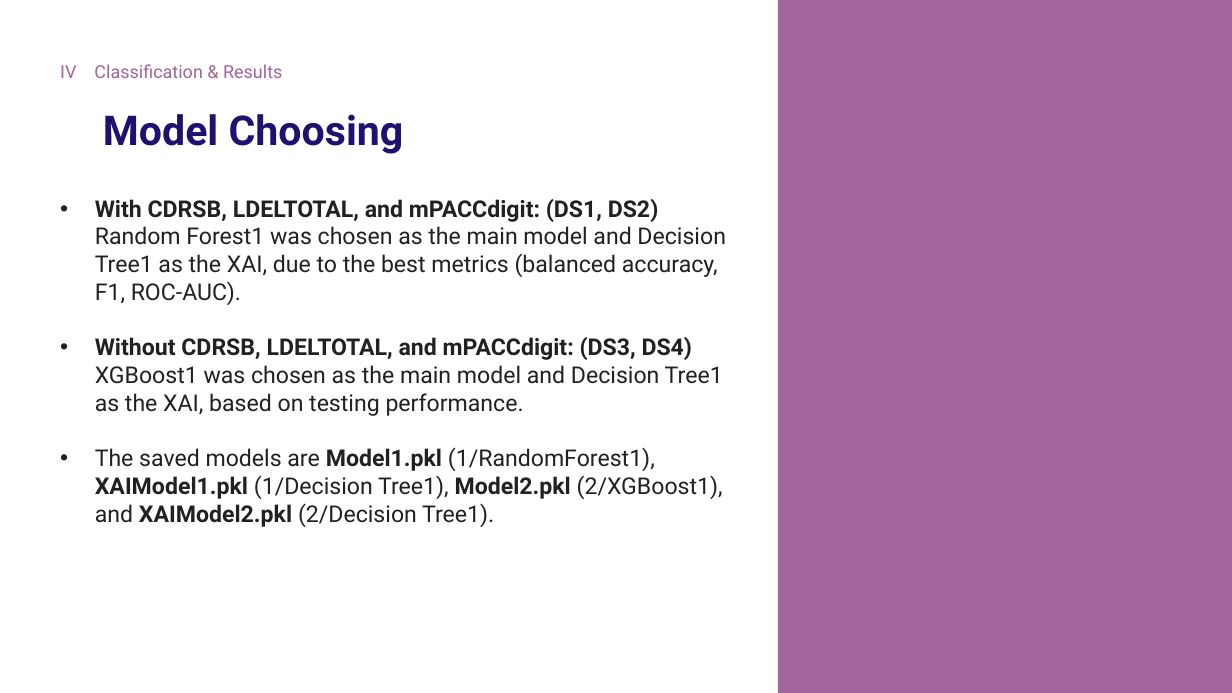
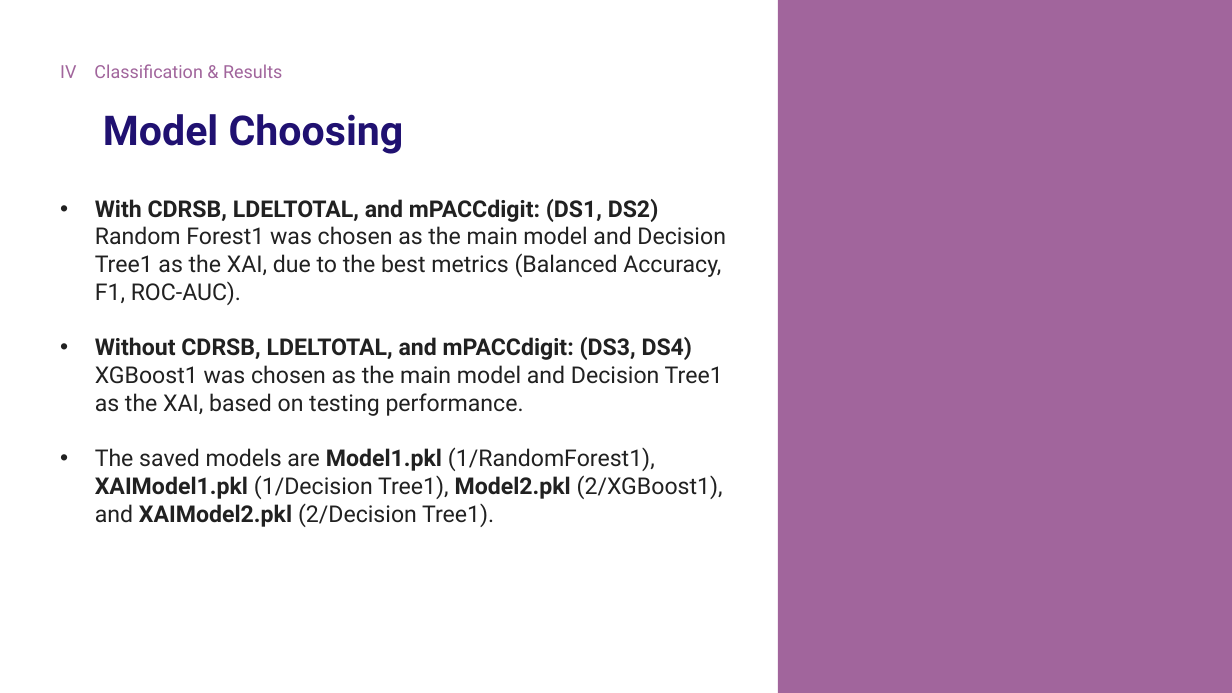
Before and after one commit to Tenshin000/CogniPredictAD, a slide deck: slide 26 of Presentation.pptx. Drawn at 1232x693 pixels with LibreOffice and Linux fonts; fonts in the diff are those of the drawing. Boxes give left, top, right and bottom in pixels: in the first picture for what was removed or moved away, otherwise in the second. Text is boxed around its words. In the diff, an @@ line names an element or a change of style, - is before the commit and + after.

```diff
--- a/Presentation.pptx
+++ b/Presentation.pptx
@@ text at [95, 199, 726, 305]: text changed @@
-• With CDRSB, LDELTOTAL, and mPACCdigit: (DS1, DS2)
-  Random Forest1 was chosen as the main model and Decision Tree1 as the XAI, due to the best metrics (balanced accuracy, F1, ROC-AUC).
+• With CDRSB, LDELTOTAL, and mPACCdigit: (DS1, DS2)
+  Random Forest1 was chosen as the main model and Decision Tree1 as the XAI, due to the best metrics (Balanced Accuracy, F1, ROC-AUC).
```
Also in this commit, not shown: 16 other slides changed, 8 other files.
